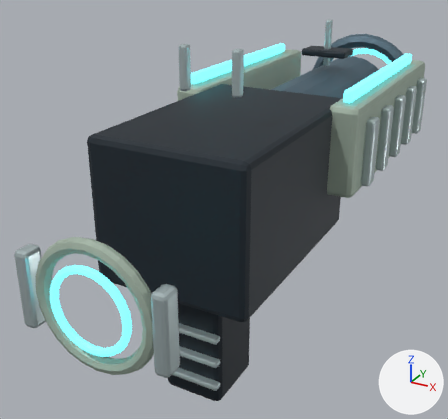
The glTF model godot/first_person/art/weapon-4.glb as it was, and as the next commit left it.
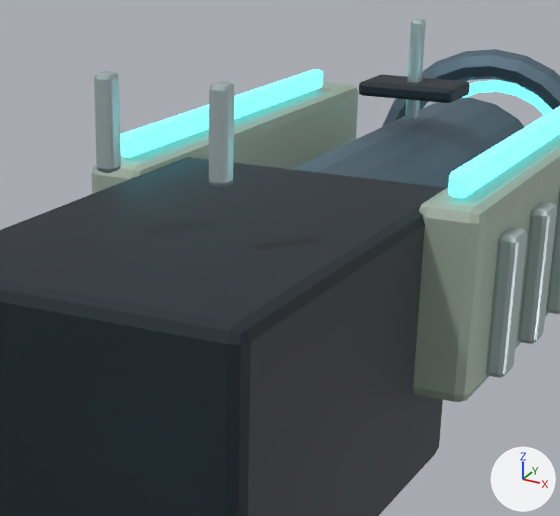
Each version is shown whole from a camera (50 mm lens) standing at (0.4, -0.627, 0.314) and looking at (-0.063, 0.215, -0.108), then close up on the part from 30% to 88% of the width and 3% to 60% of the height. Lighting does not change. The marker at lower right points along +X, +Y and +Z. The last two pictures show the newer version. Where no turn or scale is listed for an object, it has been applied to the vertices. Vertices at exactly the same position are counted once.

The first close-up shows 'body-ceramic', 'body-dark', 'body-glow', 'body-light', 'body-trim'.
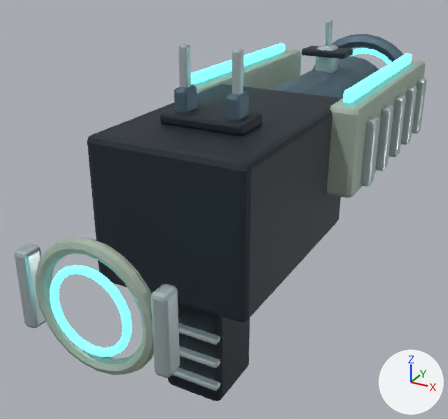
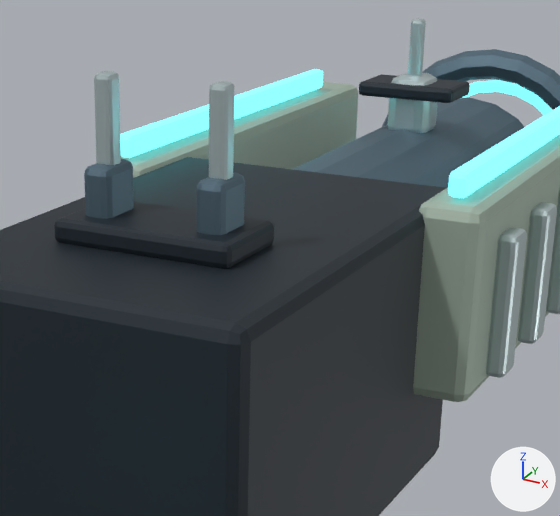
Pixel boxes (x1, y1, x2, y2) of what changed, in the close-ups (560 x 516 px):
'body-light', reshaped
    before: (293, 49, 560, 188)
    after: (84, 49, 560, 235)
part 1 of me_cube_199, added
    after: (54, 202, 274, 269)
part 2 of me_cylinder_046, added (blue)
    after: (84, 159, 134, 219)
part 3 of me_cylinder_046, added (blue)
    after: (197, 172, 245, 235)
part 4 of me_cube_201, added
    after: (387, 73, 438, 133)

Patch to the scene script:
```diff
--- a/godot/first_person/art/weapon-4.glb.py
+++ b/godot/first_person/art/weapon-4.glb.py
@@ me_cube_199 @@
 # used by ob_body_dark; location = (0.0, 0.12, -0.018)
-me_cube_199.from_pydata(...)  # 112 vertices, 216 faces; spans x -0.115..0.115, y -0.175..0.405, z -0.105..0.141
+me_cube_199.from_pydata(...)  # 168 vertices, 324 faces; spans x -0.115..0.115, y -0.175..0.405, z -0.105..0.141
+# me_cube_199 part 1: the loose piece of 56 vertices spanning x -0.043..0.043, y 0.355..0.405, z 0.129..0.141 is copied, and the copy is scaled about its middle by (1.44, 1.3, 1.33), then moved by (0.0, -0.435, -0.023); it spans x -0.061..0.061, y -0.087..-0.023, z 0.104..0.12
 me_cube_199.materials.append(mat_dark)
@@ me_cylinder_046 @@
 # used by ob_body_light; location = (0.0, 0.4, 0.0)
-me_cylinder_046.from_pydata(...)  # 232 vertices, 460 faces; spans x -0.122..0.122, y -0.26..0.35, z -0.122..0.122
+me_cylinder_046.from_pydata(...)  # 344 vertices, 676 faces; spans x -0.122..0.122, y -0.352..0.35, z -0.122..0.133
+# me_cylinder_046 part 2: a new loose piece of 56 vertices spanning x -0.049..-0.03, y -0.352..-0.318, z 0.081..0.133, in mat_light (blue #617886)
+# me_cylinder_046 part 3: a new loose piece of 56 vertices spanning x 0.03..0.049, y -0.352..-0.318, z 0.081..0.133, in mat_light (blue #617886)
 me_cylinder_046.materials.append(mat_light)
@@ me_cube_201 @@
 # used by ob_body_trim; location = (-0.16, 0.27, 0.014)
-me_cube_201.from_pydata(...)  # 1032 vertices, 1988 faces; spans x -0.007..0.327, y -0.474..0.334, z -0.268..0.173
+me_cube_201.from_pydata(...)  # 1088 vertices, 2096 faces; spans x -0.007..0.327, y -0.474..0.334, z -0.268..0.173
+# me_cube_201 part 4: a new loose piece of 56 vertices spanning x 0.141..0.178, y 0.209..0.25, z 0.062..0.115, in mat_trim (light grey #c5d6d8)
 me_cube_201.materials.append(mat_trim)
```
